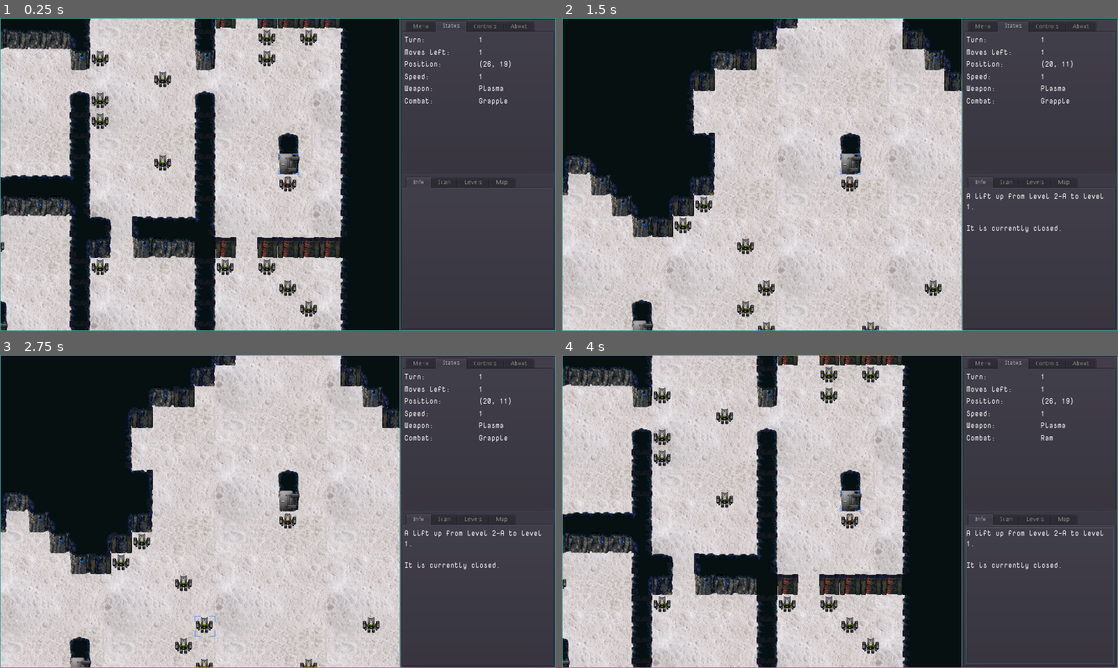
Above: before the commit, frames 1-4 (two rows, left to right).
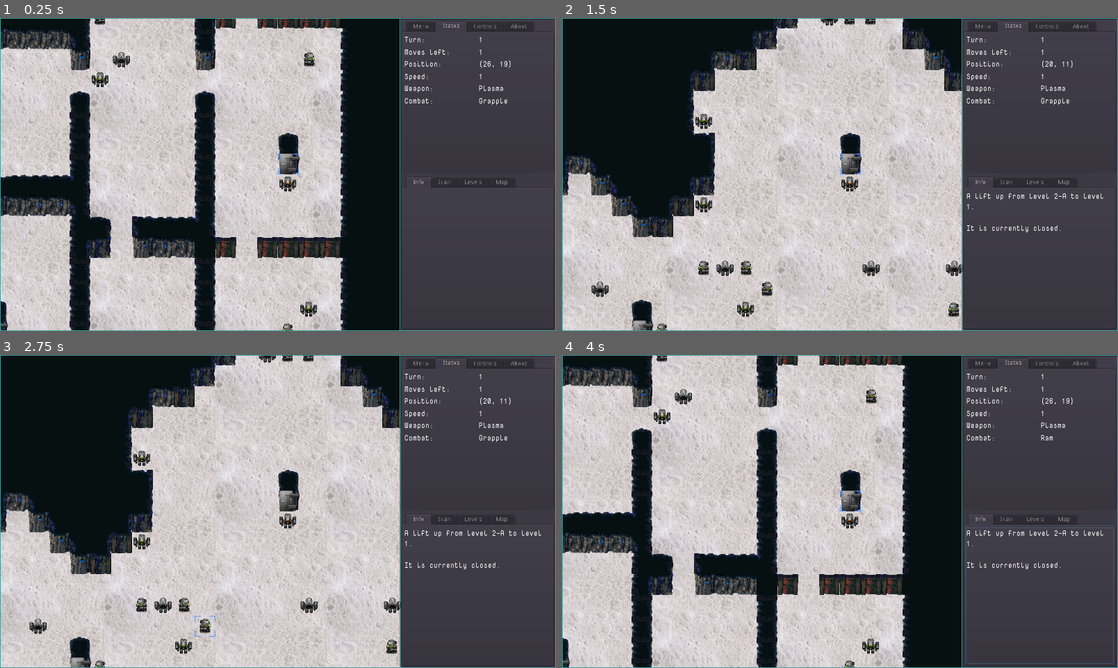
Above: after the commit, the same moments.

Repository: sarrowsmith/quasidroid
Game: Godot game, scene res://Main.tscn
The game is run twice, just before and just after one commit, with the same random seed, the same clock (stepped at 60 frames per second) and the same inputs.
Inputs (mouse positions are in pixels of both pictures, inside the frame that each line leads up to):
- Up to frame 1 (0.25 s): no input
- Up to frame 2 (1.5 s): tap Enter at 0.5 s; move the mouse to (628, 111) at 0.52 s; tap U at 0.6 s; click (628, 111) at 0.67 s; tap Delete (map_reset) at 1.25 s; move the mouse to (728, 190) at 1.27 s; tap O at 1.35 s; click (728, 190) at 1.42 s
- Up to frame 3 (2.75 s): tap Backspace (cursor_reset) at 2 s; move the mouse to (194, 614) at 2.02 s; tap P at 2.1 s; click (194, 614) at 2.17 s
- Up to frame 4 (4 s): tap Delete (map_reset) at 2.75 s; move the mouse to (812, 574) at 2.77 s; tap Z at 2.85 s; click (812, 574) at 2.92 s; tap Backspace (cursor_reset) at 3.5 s; move the mouse to (1006, 558) at 3.52 s; tap U at 3.6 s; click (1006, 558) at 3.67 s

The runs differ from the first frame. In frame 1, 1.6% of the frame differs, in the area x 0-57%, y 0-100%; in frame 2, 1.4%; in frame 3, 1.4%; in frame 4, 1.6%.

Commit message:
Hook for rogue generation

Diff:
--- a/levels/Level.gd
+++ b/levels/Level.gd
@@ -132,10 +132,7 @@
 				continue
 			if probe.distance_squared_to(lifts[0].location) > 25:
 				var r = new_feature(probe, Prototype.ROGUE)
-				r.equipment.extras.append(null)
-				r.level = self
-				r.set_location(probe)
-				r.set_sprite()
+				r.generate(self, probe)
 				rogues.append(r)
 				break
 
--- a/robots/Rogue.gd
+++ b/robots/Rogue.gd
@@ -3,9 +3,16 @@
 
 func _ready():
 	state = DONE
-	equip(true)
 
 
 func turn():
 	.turn()
 	state = DONE
+
+
+func generate(level, location):
+	self.level = level
+	set_location(location)
+	facing = Util.choose(facing_map.keys())
+
+	equip(true)
